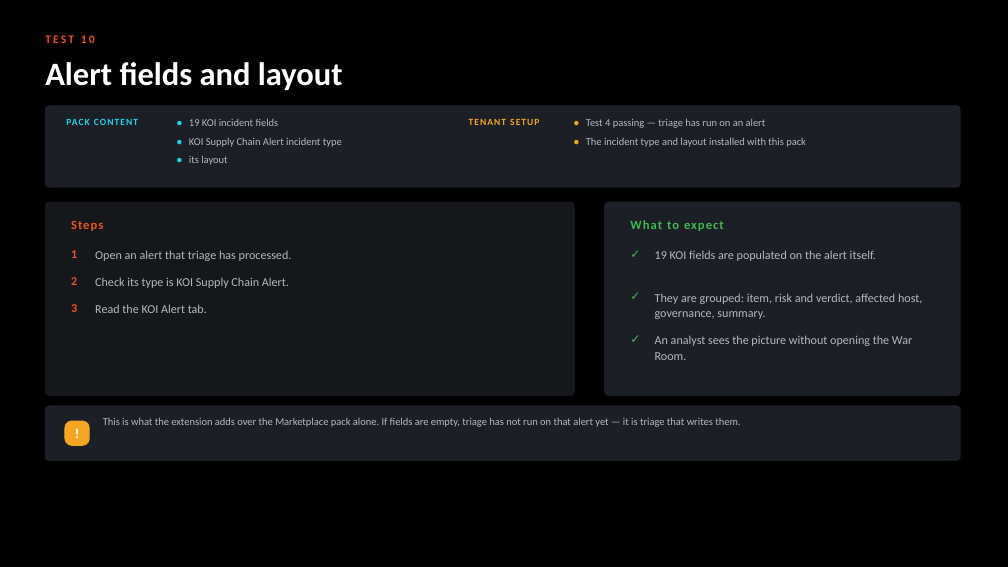
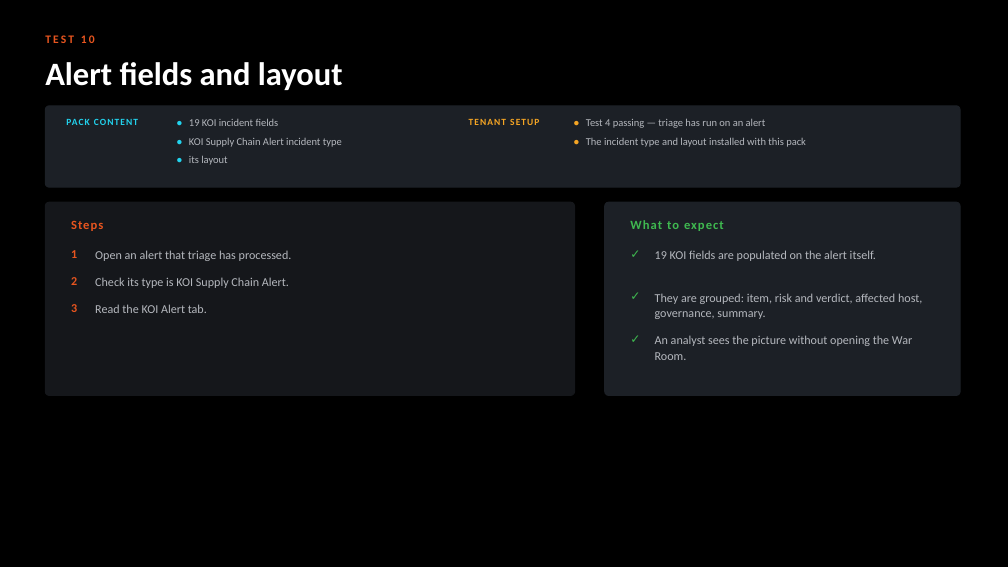
Before and after one commit to ayman-m/koi-xsiam-markeplacepack, a slide deck: slide 14 of docs/KOI_Marketplace_Pack_Test_Guide.pptx. Drawn at 1008x567 pixels with LibreOffice and Linux fonts; fonts in the diff are those of the drawing. Boxes give left, top, right and bottom in pixels: in the first picture for what was removed or moved away, otherwise in the second. Text is boxed around its words. In the diff, an @@ line names an element or a change of style, - is before the commit and + after.

```diff
--- a/docs/KOI_Marketplace_Pack_Test_Guide.pptx
+++ b/docs/KOI_Marketplace_Pack_Test_Guide.pptx
@@ rounded rectangle removed at (x1=45, y1=406, x2=960, y2=461) @@
@@ text removed at (x1=103, y1=418, x2=740, y2=427) @@
-This is what the extension adds over the Marketplace pack alone. If fields are empty, triage has not run on that alert yet — it is triage that writes them.
@@ rounded rectangle removed at (x1=65, y1=421, x2=89, y2=445) @@
@@ text removed at (x1=65, y1=421, x2=89, y2=445) @@
-!
```
Also in this commit, not shown: 11 other slides changed, 1 slide removed, 2 other files.
